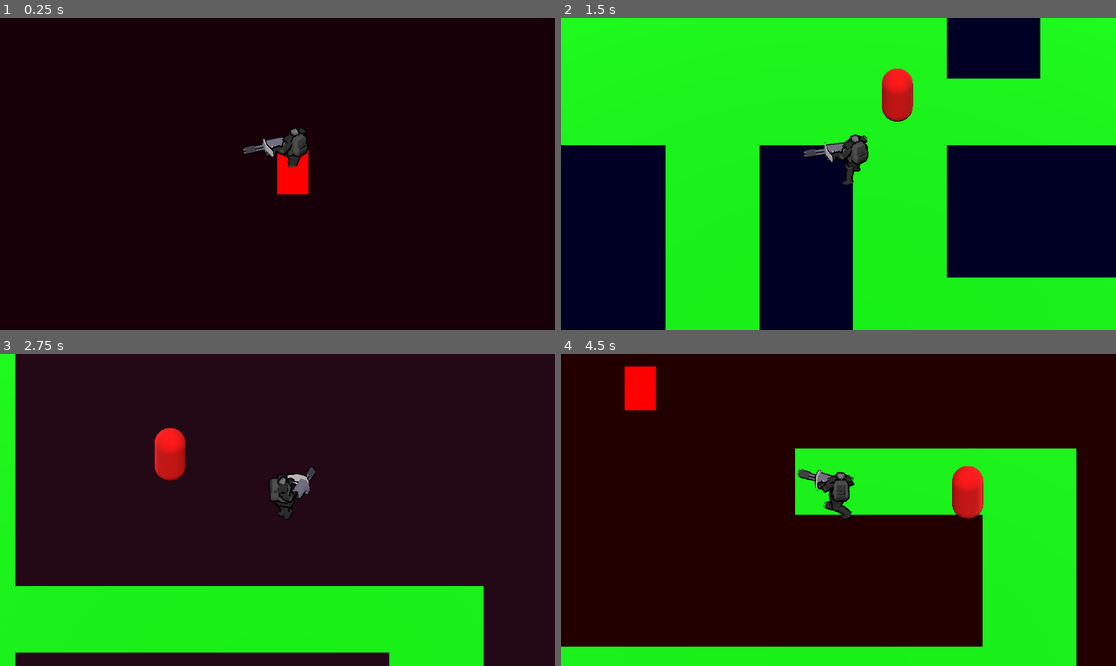
Above: before the commit, frames 1-4 (two rows, left to right).
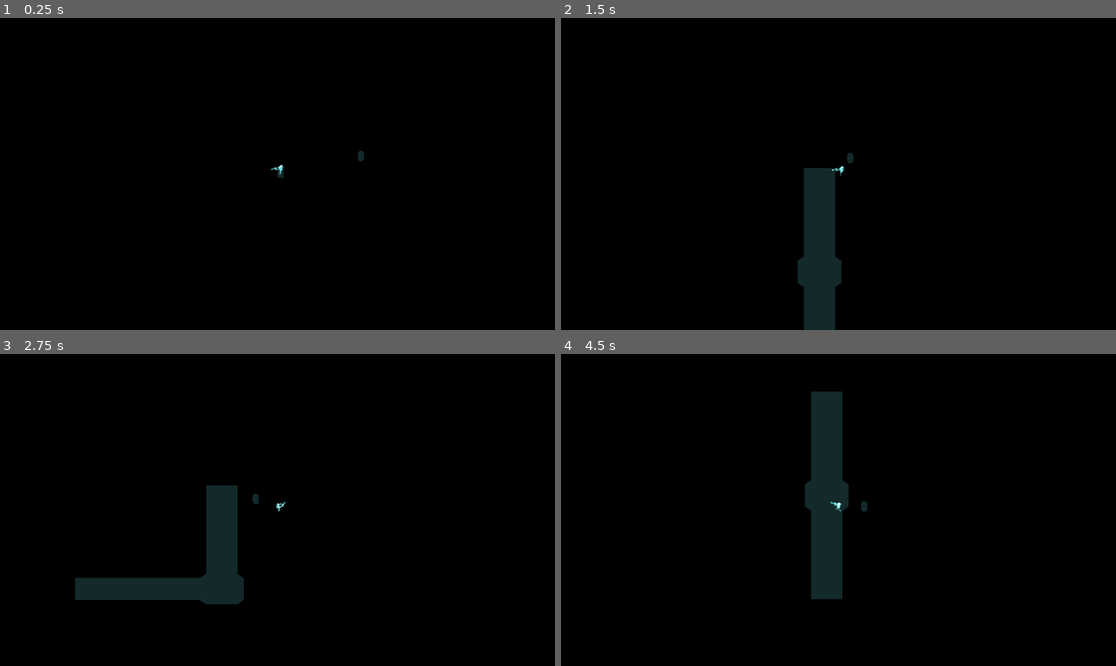
Above: after the commit, the same moments.

Repository: fossyman/SAWTOOTH_Uni
Game: Godot game, scene res://scenes/main.tscn
The game is run twice, just before and just after one commit, with the same random seed, the same clock (stepped at 60 frames per second) and the same inputs.
Inputs (mouse positions are in pixels of both pictures, inside the frame that each line leads up to):
- Up to frame 1 (0.25 s): no input
- Up to frame 2 (1.5 s): tap Enter (ui_accept) at 0.5, 0.6, 0.77, 1.07 s; move the mouse to (960, 158) at 0.52 s; hold D (move_right) 0.53-1.28 s; move the mouse to (727, 189) at 1.27 s; hold S (move_back) from 1.28 s (still down); click (727, 189) at 1.35 s
- Up to frame 3 (2.75 s): tap Enter (ui_accept) at 1.52, 1.55, 1.82, 2.1 s; move the mouse to (333, 441) at 2.02 s; release S (move_back) at 2.03 s; hold D (move_right) from 2.03 s (still down)
- Up to frame 4 (4.5 s): move the mouse to (810, 572) at 2.77 s; release D (move_right) at 2.78 s; hold W (move_forward) 2.78-3.53 s; click (810, 572) at 2.85 s; tap Enter (ui_accept) at 3.02, 3.05, 3.32, 3.6, 3.77, 4.07 s; move the mouse to (1005, 556) at 3.52 s; hold A (move_left) from 3.53 s (still down); move the mouse to (672, 463) at 4.27 s; click (672, 463) at 4.35 s

The runs differ from the first frame. In frame 1, 1.2% of the frame differs, in the area x 43-66%, y 35-57%; in frame 2, 100%; in frame 3, 100%; in frame 4, 100%, in the area x 0-100%, y 0-100%.

Commit message:
wfsdwwerfg Working on level gen still. Attempting to fix overlaps

Diff:
--- a/project.godot
+++ b/project.godot
@@ -13,6 +13,9 @@
 config/name="SAWTOOTH_Godot"
 run/main_scene="res://scenes/main.tscn"
 config/features=PackedStringArray("4.2", "Mobile")
+boot_splash/bg_color=Color(0.679892, 0.00140754, 0.824439, 1)
+boot_splash/show_image=false
+boot_splash/image="res://assets/Textures/Characters/Holland Sprite Sheet.png"
 config/icon="res://icon.svg"
 
 [autoload]
--- /dev/null
+++ b/scenes/MapSegments/BasicLevelSet/4_way_1.tscn
@@ -0,0 +1,28 @@
+[gd_scene load_steps=4 format=3 uid="uid://c43dt27bxg3sm"]
+
+[ext_resource type="PackedScene" uid="uid://dtfdccig1uk5u" path="res://assets/Models/LevelSets/BasicSet/4way1.glb" id="1_gbuel"]
+[ext_resource type="Script" path="res://src/Components/COMP_MapChunk.gd" id="2_wahjk"]
+
+[sub_resource type="BoxMesh" id="BoxMesh_734r0"]
+
+[node name="4way1" node_paths=PackedStringArray("Back") instance=ExtResource("1_gbuel")]
+script = ExtResource("2_wahjk")
+Back = NodePath("ConnectorF")
+
+[node name="4Way" parent="." index="0"]
+transform = Transform3D(1, 0, 0, 0, 1, 0, 0, 0, 1, 6, 0, 1)
+
+[node name="ConnectorF" type="Node3D" parent="." index="1" groups=["Connector"]]
+transform = Transform3D(-1, 0, -2.62268e-07, 0, 1, 0, 2.62268e-07, 0, -1, 5, 0, 2.62268e-07)
+
+[node name="MeshInstance3D" type="MeshInstance3D" parent="ConnectorF" index="0"]
+mesh = SubResource("BoxMesh_734r0")
+
+[node name="ConnectorB" type="Node3D" parent="." index="2" groups=["Connector"]]
+transform = Transform3D(1, 0, 1.74846e-07, 0, 1, 0, -1.74846e-07, 0, 1, 0, 0, 7)
+
+[node name="ConnectorL" type="Node3D" parent="." index="3" groups=["Connector"]]
+transform = Transform3D(1.31134e-07, 0, -1, 0, 1, 0, 1, 0, 1.31134e-07, -1, 0, 1)
+
+[node name="ConnectorR" type="Node3D" parent="." index="4" groups=["Connector"]]
+transform = Transform3D(-4.37114e-08, 0, 1, 0, 1, 0, -1, 0, -4.37114e-08, 6, 0, 6)
--- /dev/null
+++ b/scenes/MapSegments/BasicLevelSet/corner_1.tscn
@@ -0,0 +1,17 @@
+[gd_scene load_steps=3 format=3 uid="uid://cirql2qbhbga6"]
+
+[ext_resource type="PackedScene" uid="uid://6b01m4vrus82" path="res://assets/Models/LevelSets/BasicSet/Corner1.glb" id="1_uqx83"]
+[ext_resource type="Script" path="res://src/Components/COMP_MapChunk.gd" id="2_mgiw3"]
+
+[node name="Corner1" node_paths=PackedStringArray("Back") instance=ExtResource("1_uqx83")]
+script = ExtResource("2_mgiw3")
+Back = NodePath("ConnectorU")
+
+[node name="Corner" parent="." index="0"]
+transform = Transform3D(1, 0, 0, 0, 1, 0, 0, 0, 1, 6, 0, 1)
+
+[node name="ConnectorR" type="Node3D" parent="." index="1" groups=["Connector"]]
+transform = Transform3D(-4.37114e-08, 0, 1, 0, 1, 0, -1, 0, -4.37114e-08, 6, 0, 6)
+
+[node name="ConnectorU" type="Node3D" parent="." index="2" groups=["Connector"]]
+transform = Transform3D(-1, 0, -2.62268e-07, 0, 1, 0, 2.62268e-07, 0, -1, 5, 0, 0)
--- /dev/null
+++ b/scenes/MapSegments/BasicLevelSet/hallway_1.tscn
@@ -0,0 +1,17 @@
+[gd_scene load_steps=3 format=3 uid="uid://blnngdm0jh6cy"]
+
+[ext_resource type="PackedScene" uid="uid://c6iju2rjq3pk1" path="res://assets/Models/LevelSets/BasicSet/Hallway1.glb" id="1_1jrok"]
+[ext_resource type="Script" path="res://src/Components/COMP_MapChunk.gd" id="2_5qcix"]
+
+[node name="Hallway1" node_paths=PackedStringArray("Back") instance=ExtResource("1_1jrok")]
+script = ExtResource("2_5qcix")
+Back = NodePath("ConnectorF")
+
+[node name="Hallway" parent="." index="0"]
+transform = Transform3D(-4.37114e-08, 0, -1, 0, 1, 0, 1, 0, -4.37114e-08, 5, 0, 2.18557e-07)
+
+[node name="ConnectorF" type="Node3D" parent="." index="1" groups=["Connector"]]
+transform = Transform3D(-1, 0, -1.90739e-07, 0, 1, 0, 1.90739e-07, 0, -1, 5, 0, -5.1658e-07)
+
+[node name="ConnectorF2" type="Node3D" parent="." index="2" groups=["Connector"]]
+transform = Transform3D(1, 0, 2.78162e-07, 0, 1, 0, -2.78162e-07, 0, 1, 2.8611e-06, 0, 20)
--- /dev/null
+++ b/scenes/MapSegments/BasicLevelSet/t_junction_1.tscn
@@ -0,0 +1,20 @@
+[gd_scene load_steps=3 format=3 uid="uid://be0daafrbbtvt"]
+
+[ext_resource type="PackedScene" uid="uid://bap82n4km8f3n" path="res://assets/Models/LevelSets/BasicSet/TJunction1.glb" id="1_lfh65"]
+[ext_resource type="Script" path="res://src/Components/COMP_MapChunk.gd" id="2_qr4du"]
+
+[node name="TJunction1" node_paths=PackedStringArray("Back") instance=ExtResource("1_lfh65")]
+script = ExtResource("2_qr4du")
+Back = NodePath("ConnectorR")
+
+[node name="TJunction" parent="." index="0"]
+transform = Transform3D(1, 0, 0, 0, 1, 0, 0, 0, 1, 6, 0, 1)
+
+[node name="ConnectorF" type="Node3D" parent="." index="1" groups=["Connector"]]
+transform = Transform3D(1, 0, -7.15296e-08, 0, 1, 0, 7.15296e-08, 0, 1, 8.82145e-07, 0, 7)
+
+[node name="ConnectorL" type="Node3D" parent="." index="2" groups=["Connector"]]
+transform = Transform3D(-3.21873e-07, 0, 1, 0, 1, 0, -1, 0, -3.21873e-07, 6, 0, 6)
+
+[node name="ConnectorR" type="Node3D" parent="." index="3" groups=["Connector"]]
+transform = Transform3D(-1, 0, -1.90739e-07, 0, 1, 0, 1.90739e-07, 0, -1, 5, 0, 3.31403e-06)
--- /dev/null
+++ b/scenes/MapSegments/Closer.tscn
@@ -0,0 +1,8 @@
+[gd_scene load_steps=2 format=3 uid="uid://blecpvbpgxril"]
+
+[sub_resource type="BoxMesh" id="BoxMesh_aw7g2"]
+
+[node name="Opener1" type="Node3D"]
+
+[node name="MeshInstance3D" type="MeshInstance3D" parent="."]
+mesh = SubResource("BoxMesh_aw7g2")
--- a/scenes/MapSegments/Closers/TestCloser.tscn
+++ /dev/null
@@ -1,12 +0,0 @@
-[gd_scene load_steps=3 format=3 uid="uid://u1ae45pfnsd4"]
-
-[sub_resource type="StandardMaterial3D" id="StandardMaterial3D_kjsfr"]
-albedo_color = Color(1, 0, 0, 1)
-
-[sub_resource type="BoxMesh" id="BoxMesh_w0b7o"]
-
-[node name="TestOpener" type="Node3D"]
-
-[node name="MeshInstance3D" type="MeshInstance3D" parent="."]
-material_override = SubResource("StandardMaterial3D_kjsfr")
-mesh = SubResource("BoxMesh_w0b7o")
--- /dev/null
+++ b/scenes/MapSegments/Opener1.tscn
@@ -0,0 +1,8 @@
+[gd_scene load_steps=2 format=3 uid="uid://n7oc3owwng5m"]
+
+[sub_resource type="BoxMesh" id="BoxMesh_aw7g2"]
+
+[node name="Opener1" type="Node3D"]
+
+[node name="MeshInstance3D" type="MeshInstance3D" parent="."]
+mesh = SubResource("BoxMesh_aw7g2")
--- a/scenes/MapSegments/Openers/TestOpener.tscn
+++ /dev/null
@@ -1,12 +0,0 @@
-[gd_scene load_steps=3 format=3 uid="uid://cj46x7p41yjv4"]
-
-[sub_resource type="StandardMaterial3D" id="StandardMaterial3D_egn5b"]
-albedo_color = Color(0, 1, 0, 1)
-
-[sub_resource type="BoxMesh" id="BoxMesh_w0b7o"]
-
-[node name="TestOpener" type="Node3D"]
-
-[node name="MeshInstance3D" type="MeshInstance3D" parent="."]
-material_override = SubResource("StandardMaterial3D_egn5b")
-mesh = SubResource("BoxMesh_w0b7o")
--- a/scenes/MapSegments/Rooms/RoomTest.tscn
+++ /dev/null
@@ -1,14 +0,0 @@
-[gd_scene load_steps=3 format=3 uid="uid://c2knq6ee8pjgq"]
-
-[sub_resource type="StandardMaterial3D" id="StandardMaterial3D_egn5b"]
-albedo_color = Color(0, 1, 0, 1)
-
-[sub_resource type="QuadMesh" id="QuadMesh_xkuhk"]
-
-[node name="TestOpener" type="Node3D"]
-transform = Transform3D(1, 0, 0, 0, 0.5, 0, 0, 0, 1, 0, 0, 0)
-
-[node name="MeshInstance3D" type="MeshInstance3D" parent="."]
-transform = Transform3D(3.01561, 0, 0, 0, -1.31816e-07, 3.01561, 0, -3.01561, -1.31816e-07, 1.5, 0, -1.5)
-material_override = SubResource("StandardMaterial3D_egn5b")
-mesh = SubResource("QuadMesh_xkuhk")
--- a/scenes/ROOT_gameplay.tscn
+++ b/scenes/ROOT_gameplay.tscn
@@ -1,15 +1,18 @@
-[gd_scene load_steps=18 format=3 uid="uid://b8cxecvk7546r"]
+[gd_scene load_steps=19 format=3 uid="uid://b8cxecvk7546r"]
 
 [ext_resource type="PackedScene" uid="uid://cbvykmjuwvs2b" path="res://scenes/SCN_Player.tscn" id="1_gnqm2"]
 [ext_resource type="Script" path="res://src/SCR_MapGenerator.gd" id="1_pnehp"]
 [ext_resource type="Material" uid="uid://20e6na8no1fe" path="res://assets/Materials/MAT_SKYBox.tres" id="1_vstcw"]
-[ext_resource type="PackedScene" uid="uid://cj46x7p41yjv4" path="res://scenes/MapSegments/Openers/TestOpener.tscn" id="2_d2gna"]
+[ext_resource type="PackedScene" uid="uid://n7oc3owwng5m" path="res://scenes/MapSegments/Opener1.tscn" id="2_ahwfg"]
 [ext_resource type="PackedScene" uid="uid://bmkd5n53iosgb" path="res://scenes/EnemyBase.tscn" id="2_g555f"]
 [ext_resource type="Script" path="res://src/SCR_CameraManager.gd" id="2_y5f1m"]
-[ext_resource type="PackedScene" uid="uid://u1ae45pfnsd4" path="res://scenes/MapSegments/Closers/TestCloser.tscn" id="3_ncxtp"]
+[ext_resource type="PackedScene" uid="uid://blecpvbpgxril" path="res://scenes/MapSegments/Closer.tscn" id="3_i12xl"]
 [ext_resource type="Script" path="res://src/SCR_InventoryManager.gd" id="3_q5vs4"]
-[ext_resource type="PackedScene" uid="uid://c2knq6ee8pjgq" path="res://scenes/MapSegments/Rooms/RoomTest.tscn" id="4_gwgf0"]
+[ext_resource type="PackedScene" uid="uid://blnngdm0jh6cy" path="res://scenes/MapSegments/BasicLevelSet/hallway_1.tscn" id="4_e03me"]
 [ext_resource type="Resource" uid="uid://bjb4bderi0bs0" path="res://assets/resources/ItemDatabase.tres" id="4_h4vqc"]
+[ext_resource type="PackedScene" uid="uid://cirql2qbhbga6" path="res://scenes/MapSegments/BasicLevelSet/corner_1.tscn" id="5_lhngw"]
+[ext_resource type="PackedScene" uid="uid://c43dt27bxg3sm" path="res://scenes/MapSegments/BasicLevelSet/4_way_1.tscn" id="6_ymj2v"]
+[ext_resource type="PackedScene" uid="uid://be0daafrbbtvt" path="res://scenes/MapSegments/BasicLevelSet/t_junction_1.tscn" id="7_kvnuu"]
 
 [sub_resource type="Sky" id="Sky_m2tdj"]
 sky_material = ExtResource("1_vstcw")
@@ -33,19 +36,16 @@
 
 [sub_resource type="WorldBoundaryShape3D" id="WorldBoundaryShape3D_dlcx1"]
 
-[sub_resource type="BoxMesh" id="BoxMesh_4w1os"]
-
-[sub_resource type="ConvexPolygonShape3D" id="ConvexPolygonShape3D_5cb18"]
-points = PackedVector3Array(-0.5, -0.5, -0.5, 0.5, 0.5, 0.5, 0.5, -0.5, 0.5, 0.5, 0.5, -0.5, -0.5, 0.5, 0.5, 0.5, -0.5, -0.5, -0.5, -0.5, 0.5, -0.5, 0.5, -0.5)
-
 [node name="ROOT_Gameplay" type="Node" groups=["scene_root"]]
 
 [node name="Map" type="Node" parent="." node_paths=PackedStringArray("MapContainer")]
 script = ExtResource("1_pnehp")
 MapContainer = NodePath("MapContainer")
-Openers = Array[PackedScene]([ExtResource("2_d2gna")])
-Closers = Array[PackedScene]([ExtResource("3_ncxtp")])
-Rooms = Array[PackedScene]([ExtResource("4_gwgf0")])
+Openers = Array[PackedScene]([ExtResource("2_ahwfg")])
+Closers = Array[PackedScene]([ExtResource("3_i12xl")])
+Hallways = Array[PackedScene]([ExtResource("4_e03me")])
+Corners = Array[PackedScene]([ExtResource("5_lhngw")])
+Connectors = Array[PackedScene]([ExtResource("6_ymj2v"), ExtResource("7_kvnuu")])
 
 [node name="WorldEnvironment" type="WorldEnvironment" parent="Map"]
 environment = SubResource("Environment_xvmvp")
@@ -65,16 +65,6 @@
 
 [node name="CollisionShape3D" type="CollisionShape3D" parent="Map/NavigationRegion3D/StaticBody3D"]
 shape = SubResource("WorldBoundaryShape3D_dlcx1")
-
-[node name="MeshInstance3D" type="MeshInstance3D" parent="Map"]
-transform = Transform3D(28.1574, 0, 0, 0, 5.8046, 0, 0, 0, 1, 0, 2.46765, -5.22777)
-visible = false
-mesh = SubResource("BoxMesh_4w1os")
-
-[node name="StaticBody3D" type="StaticBody3D" parent="Map/MeshInstance3D"]
-
-[node name="CollisionShape3D" type="CollisionShape3D" parent="Map/MeshInstance3D/StaticBody3D"]
-shape = SubResource("ConvexPolygonShape3D_5cb18")
 
 [node name="MapContainer" type="Node3D" parent="Map"]
 
@@ -96,22 +86,24 @@
 
 [node name="SubViewport" type="SubViewport" parent="Node/SubViewportContainer"]
 handle_input_locally = false
+debug_draw = 3
 size = Vector2i(1152, 648)
 render_target_update_mode = 4
 
 [node name="MainCamera" type="Camera3D" parent="Node/SubViewportContainer/SubViewport"]
 unique_name_in_owner = true
-transform = Transform3D(1, 0, 0, 0, 0.707107, 0.707107, 0, -0.707107, 0.707107, 0, 8, 8)
+transform = Transform3D(1, 0, 0, 0, 0.707107, 0.707107, 0, -0.707107, 0.707107, 0, 41.234, 41.234)
 projection = 1
-fov = 60.0
-size = 10.0
+fov = 90.0
+size = 50.0
+near = 0.001
 
 [node name="CameraOffset" type="Node3D" parent="Node" node_paths=PackedStringArray("TargetNode")]
 script = ExtResource("2_y5f1m")
 TargetNode = NodePath("../Player/Mesh/CameraOffsetNode")
 
 [node name="CameraOffset" type="RemoteTransform3D" parent="Node/CameraOffset"]
-transform = Transform3D(1, 0, 0, 0, 0.707107, 0.707107, 0, -0.707107, 0.707107, 0, 8, 8)
+transform = Transform3D(1, 0, 0, 0, 0.707107, 0.707107, 0, -0.707107, 0.707107, 0, 41.234, 41.234)
 remote_path = NodePath("../../SubViewportContainer/SubViewport/MainCamera")
 
 [node name="Inventory" type="Node" parent="Node"]
--- a/scenes/SCN_Player.tscn
+++ b/scenes/SCN_Player.tscn
@@ -116,16 +116,16 @@
 
 [node name="Skeleton3D" parent="Mesh/Holland/Armature" index="0"]
 bones/0/rotation = Quaternion(0, 0.707107, 0.707107, 0)
-bones/1/position = Vector3(-0.00967326, -0.0305898, 0.05)
+bones/1/position = Vector3(-0.0199045, -0.0629443, 0.05)
 bones/1/rotation = Quaternion(0.5, 0.5, 0.5, 0.5)
 bones/2/rotation = Quaternion(0.5, 0.5, 0.5, -0.5)
 bones/3/rotation = Quaternion(1.86542e-15, -0.52507, 3.02357e-15, 0.851059)
 bones/5/rotation = Quaternion(-0.00335439, 0.528448, -2.05691e-10, 0.848959)
 bones/6/rotation = Quaternion(0.415316, 0.596247, 0.596247, -0.34131)
 bones/6/scale = Vector3(1, 1, 1)
-bones/7/rotation = Quaternion(0.00828924, -0.477621, 0.759679, 0.441246)
-bones/8/rotation = Quaternion(0.465139, 0.0346468, 0.527291, 0.710218)
-bones/9/rotation = Quaternion(0.00898426, 0.59187, -0.456282, 0.664391)
+bones/7/rotation = Quaternion(0.00885893, -0.472529, 0.758864, 0.448066)
+bones/8/rotation = Quaternion(0.461728, 0.0348934, 0.523425, 0.715273)
+bones/9/rotation = Quaternion(-0.0047928, 0.598395, -0.446226, 0.66542)
 bones/10/position = Vector3(-0.0219696, 0.076446, -0.00230959)
 bones/10/rotation = Quaternion(-0.373475, -0.214044, 0.217393, 0.876037)
 bones/10/scale = Vector3(1, 1, 1)
@@ -140,7 +140,7 @@
 bones/17/rotation = Quaternion(-0.67719, 0.0181574, -0.0197161, 0.73532)
 bones/18/rotation = Quaternion(-0.677326, 0.0120677, -0.0131035, 0.735468)
 bones/19/rotation = Quaternion(-0.677382, 0.00831387, -0.00902759, 0.735529)
-bones/20/rotation = Quaternion(-0.677419, -0.00429942, 0.0046685, 0.73557)
+bones/20/rotation = Quaternion(-0.67742, -0.00429942, 0.0046685, 0.73557)
 bones/20/scale = Vector3(1, 1, 1)
 bones/21/rotation = Quaternion(-0.677406, 0.00611491, -0.00663982, 0.735554)
 bones/22/rotation = Quaternion(-0.676979, 0.0247998, -0.0269286, 0.735091)
@@ -149,9 +149,9 @@
 bones/24/rotation = Quaternion(-0.677386, 0.0079666, -0.0086504, 0.735534)
 bones/25/rotation = Quaternion(-0.415316, 0.596247, 0.596247, 0.34131)
 bones/25/scale = Vector3(1, 1, 1)
-bones/26/rotation = Quaternion(-0.315905, 0.35784, -0.412496, 0.775888)
-bones/27/rotation = Quaternion(0.354463, -0.0411403, -0.401827, 0.843326)
-bones/28/rotation = Quaternion(0.149186, -0.0110121, 0.40844, 0.900444)
+bones/26/rotation = Quaternion(-0.318396, 0.359823, -0.411461, 0.774501)
+bones/27/rotation = Quaternion(0.361522, -0.0408057, -0.409829, 0.836467)
+bones/28/rotation = Quaternion(0.144763, -0.00526382, 0.422094, 0.894904)
 bones/29/rotation = Quaternion(-0.27861, -0.0678377, -0.121277, 0.950298)
 bones/29/scale = Vector3(1, 1, 1)
 bones/30/rotation = Quaternion(0.0804791, -0.116145, 0.356838, 0.923418)
@@ -173,20 +173,20 @@
 bones/42/scale = Vector3(1, 1, 1)
 bones/43/rotation = Quaternion(-0.699756, -0.00822965, 0.00840045, 0.714285)
 bones/44/rotation = Quaternion(0.568244, 0.0769754, 0.568244, 0.590146)
-bones/45/rotation = Quaternion(-0.17274, -0.278409, 0.298616, 0.896369)
+bones/45/rotation = Quaternion(-0.117377, -0.260437, 0.288011, 0.914027)
 bones/45/scale = Vector3(1, 1, 1)
-bones/46/rotation = Quaternion(-0.304617, -0.0476281, 0.0946044, 0.946568)
+bones/46/rotation = Quaternion(-0.409433, -0.0454004, 0.127157, 0.902294)
 bones/46/scale = Vector3(1, 1, 1)
-bones/47/rotation = Quaternion(0.164991, 0.00350828, -0.0192753, 0.9861)
+bones/47/rotation = Quaternion(0.220529, -0.011095, -0.0323256, 0.974781)
 bones/48/rotation = Quaternion(0.298771, 0.0023218, -0.0023218, 0.954319)
 bones/48/scale = Vector3(1, 1, 1)
 bones/49/scale = Vector3(1, 1, 1)
 bones/50/rotation = Quaternion(-0.568244, 0.590146, -0.568244, 0.0769754)
 bones/50/scale = Vector3(1, 1, 1)
-bones/51/rotation = Quaternion(-0.172379, 0.283776, -0.316898, 0.888444)
+bones/51/rotation = Quaternion(-0.118783, 0.270237, -0.328305, 0.897262)
 bones/51/scale = Vector3(1, 1, 1)
-bones/52/rotation = Quaternion(-0.309201, 0.0475462, -0.0960283, 0.944941)
-bones/53/rotation = Quaternion(0.168534, -0.0206823, 0.03206, 0.984957)
+bones/52/rotation = Quaternion(-0.416441, 0.0452236, -0.129334, 0.89878)
+bones/53/rotation = Quaternion(0.227612, -0.0274251, 0.0572404, 0.971681)
 bones/54/rotation = Quaternion(0.298771, -0.0023218, 0.0023218, 0.954319)
 bones/54/scale = Vector3(1, 1, 1)
 bones/55/scale = Vector3(1, 1, 1)
@@ -202,9 +202,6 @@
 visible = false
 
 [node name="AnimationTree" type="AnimationTree" parent="Mesh/Holland"]
-libraries = {
-"Holland_Movement": ExtResource("3_rtptl")
-}
 tree_root = SubResource("AnimationNodeBlendTree_1kg37")
 anim_player = NodePath("AnimationPlayer")
 parameters/Attack/active = false
@@ -220,7 +217,7 @@
 }
 
 [node name="BoneAttachment3D" type="BoneAttachment3D" parent="Mesh/Holland"]
-transform = Transform3D(-0.196045, 0.379147, 0.904331, -0.822623, -0.565542, 0.058775, 0.533721, -0.732401, 0.422766, 0.265333, 1.27632, 0.0266855)
+transform = Transform3D(-0.193887, 0.367807, 0.909465, -0.820578, -0.56887, 0.0551258, 0.537643, -0.735598, 0.412111, 0.263129, 1.24543, 0.0268485)
 bone_name = "Hand.R"
 bone_idx = 9
 use_external_skeleton = true
--- /dev/null
+++ b/src/Components/COMP_MapChunk.gd
@@ -0,0 +1,12 @@
+extends Node
+class_name COMP_MapChunk
+@export var Back:Node3D
+
+# Called when the node enters the scene tree for the first time.
+func _ready():
+	pass # Replace with function body.
+
+
+# Called every frame. 'delta' is the elapsed time since the previous frame.
+func _process(delta):
+	pass
--- a/src/SCR_MapGenerator.gd
+++ b/src/SCR_MapGenerator.gd
@@ -3,8 +3,9 @@
 @export var MapContainer:Node3D
 @export var Openers: Array[PackedScene]
 @export var Closers: Array[PackedScene]
-@export var Rooms: Array[PackedScene]
-@export var HallwayFloors:Array[Node3D]
+@export var Hallways: Array[PackedScene]
+@export var Corners:Array[PackedScene]
+@export var Connectors:Array[PackedScene]
 var Directions:Array[Vector3] = [Vector3.FORWARD,Vector3.LEFT,Vector3.BACK,Vector3.RIGHT]
 # Called when the node enters the scene tree for the first time.
 func _ready():
@@ -15,55 +16,57 @@
 # Called every frame. 'delta' is the elapsed time since the previous frame.
 func _process(delta):
 	if Input.is_action_just_pressed("ui_accept"):
-		GenerateMap(20,5,100)
+		GenerateMap(3,5,100)
 	pass
 
 
 func GenerateMap(HallwayCount:int,RoomCount:int,MaxDistanceFromCenter:int,IncludeBossArea:bool = false):
+	var CurrentConnector:Node3D
+	var NextChunkIndex = 0
 	for i in MapContainer.get_child_count():
 		MapContainer.get_child(i).queue_free()
-	var CurrentPos = MapContainer.global_position
-	var TravelCount:int
-	var LastHallwayDir:Vector3 = Vector3.ZERO
-	var ChosenPositions:Array[Vector3]
 	for i in HallwayCount:
-		match i:
-
-			_:
-				var rng:RandomNumberGenerator = RandomNumberGenerator.new()
-				var Val = rng.randi_range(0,3)
-				while Directions[Val] == LastHallwayDir ||Directions[Val] == -LastHallwayDir:
-					Val = rng.randi_range(0,3)
-				if Directions[Val] != LastHallwayDir:
-					var Len = randi_range(3,5)
-					for x in Len:
-						var Pos:Vector3 = CurrentPos + (Directions[Val]) * 3
-						print(Pos.distance_to(MapContainer.global_position) )
-						if Pos.distance_to(MapContainer.global_position) >= roundi(MaxDistanceFromCenter):
-							GenerateMap(HallwayCount,RoomCount,MaxDistanceFromCenter)
-						LastHallwayDir = Directions[Val]
-						CurrentPos = Pos
-						ChosenPositions.append(CurrentPos)
-					pass
+		var SelectedChunk:PackedScene
+		match NextChunkIndex:
+			0:
+				SelectedChunk = Hallways.pick_random()
+				NextChunkIndex = 1
 				pass
-	var ye = remove_duplicates(ChosenPositions)
-	ChosenPositions.clear()
-	ChosenPositions.append_array(ye)
-	for i in ye.size():
-		var Spawned = Rooms[0].instantiate()
-		MapContainer.add_child(Spawned)
-		Spawned.global_position = Vector3(roundi(ChosenPositions[i].x),roundi(ChosenPositions[i].y),roundi(ChosenPositions[i].z))
-
-func SpawnWalls():
-
+			1:
+				SelectedChunk = Connectors.pick_random()
+				NextChunkIndex = 0
+				pass
+		if is_instance_valid(CurrentConnector):
+			var instance = SelectedChunk.instantiate() as COMP_MapChunk
+			print("Connector: " + CurrentConnector.name + " OldNode: " + CurrentConnector.owner.name + " NewNode: " + instance.name)
+			MapContainer.add_child(instance)
+			instance.global_transform = CurrentConnector.global_transform
+			instance.Back.queue_free()
+			CurrentConnector.queue_free()
+			CurrentConnector = find_children_in_group(instance,"Connector").pick_random()
+			pass
+		else:
+			print("No Connectors")
+			var instance = SelectedChunk.instantiate()
+			var Connectors:Array[Node3D]
+			var Selected:Node3D
+			MapContainer.add_child(instance)
+			print(find_children_in_group(instance,"Connector"))
+			CurrentConnector = find_children_in_group(instance,"Connector").pick_random()
+		await get_tree().create_timer(0.1).timeout
 	pass
 
-func remove_duplicates(vector3_array) -> Array[Vector3]:
-	var unique_vectors = {}
-	var result:Array[Vector3] = []
-	for vector in vector3_array:
-		if not unique_vectors.has(vector):
-			unique_vectors[vector] = true
-			result.append(vector)
 
-	return result
+
+# FOUND HERE https://forum.godotengine.org/t/is-there-a-way-to-get-any-offspring-that-belongs-in-a-certain-group-directly/14265/4
+static func find_children_in_group(parent: Node, group: String, recursive: bool = false):
+	var output: Array[Node] = []
+	for child in parent.get_children() :
+		if child.is_in_group(group) :
+			output.append(child)
+	if recursive :
+		for child in parent.get_children() :
+			var recursive_output =  find_children_in_group(child, group, recursive)
+			for recursive_child in recursive_output :
+				output.append(recursive_child)
+	return output
Binary file added: assets/Models/LevelSets/BasicSet/4way1.glb
Not shown, added: assets/Models/LevelSets/BasicSet/4way1.glb.import
Binary file added: assets/Models/LevelSets/BasicSet/Corner1.glb
Not shown, added: assets/Models/LevelSets/BasicSet/Corner1.glb.import
Binary file added: assets/Models/LevelSets/BasicSet/Hallway1.glb
Not shown, added: assets/Models/LevelSets/BasicSet/Hallway1.glb.import
Binary file added: assets/Models/LevelSets/BasicSet/TJunction1.glb
Not shown, added: assets/Models/LevelSets/BasicSet/TJunction1.glb.import
Not shown, added: assets/Models/LevelSets/BasicSet1.glb.import
Not shown, added: assets/Animations/RawFiles/Map Chunks.blend
Not shown, added: assets/Animations/RawFiles/Map Chunks.blend1
